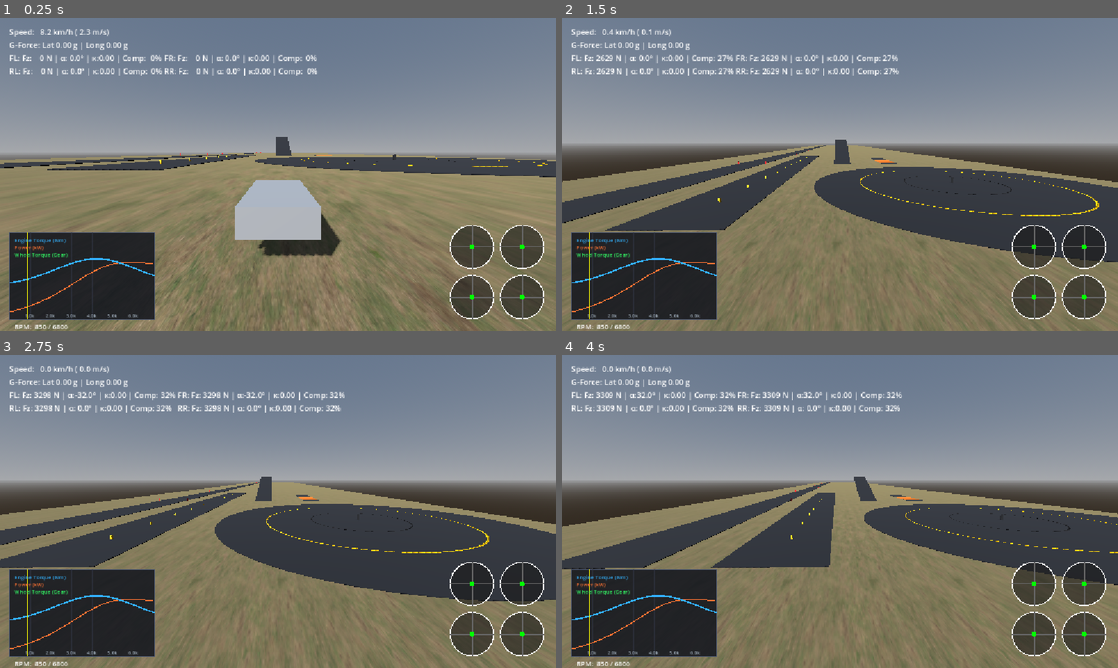
Above: before the commit, frames 1-4 (two rows, left to right).
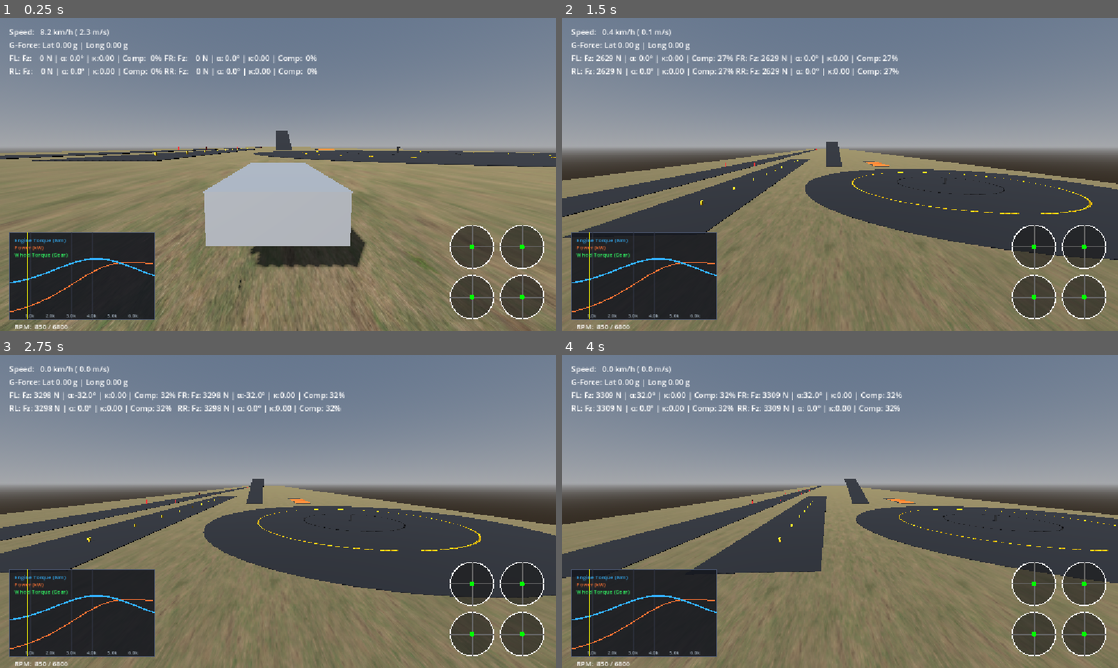
Above: after the commit, the same moments.

Repository: RealAbdurRehman/grounded
Game: Godot game, scene res://scenes/world/world.tscn
Same seed, same stepped clock (60 frames per second), same inputs: the game is played once before the commit and once after it.
Inputs (mouse positions are in pixels of both pictures, inside the frame that each line leads up to):
- Up to frame 1 (0.25 s): no input
- Up to frame 2 (1.5 s): tap Enter at 0.5 s; move the mouse to (867, 174) at 0.52 s; hold E (gear_up) 0.53-1.25 s; hold V (camera_mode) 0.53-1.25 s; click (867, 174) at 0.67 s; drag from (728, 190) to (812, 237) at 1.27 s
- Up to frame 3 (2.75 s): move the mouse to (333, 442) at 2.02 s; hold D (steer_right) from 2.03 s (still down); tap M (toggle_transmission) at 2.1 s
- Up to frame 4 (4 s): release D (steer_right) at 2.75 s; drag from (812, 574) to (673, 464) at 2.77 s; move the mouse to (1006, 558) at 3.52 s; hold A (steer_left) from 3.53 s (still down); hold Shift from 3.53 s (still down)

The runs differ from the first frame. In frame 1, 14% of the frame differs, in the area x 0-100%, y 36-100%; in frame 2, 6.7%; in frame 3, 6.6%; in frame 4, 6.8%.

Commit message:
Improve camera follow mode

Diff:
--- a/scripts/camera/camera.gd
+++ b/scripts/camera/camera.gd
@@ -10,8 +10,10 @@
 
 @export_group("Follow Mode")
 @export var target_vehicle: Node3D
-@export var follow_smoothing: float = 4.0
-@export var follow_offset: Vector3 = Vector3(0.0, 2.5, 7.0)
+
+@export var follow_smoothing: float = 16.0
+@export var max_follow_distance: float = 6.0
+@export var follow_offset: Vector3 = Vector3(0.0, 1.25, 4.5)
 
 var _yaw: float = 0.0
 var _pitch: float = 0.0
@@ -98,5 +100,9 @@
 	global_position = global_position.lerp(target_transform.origin, weight)
 	global_basis = global_basis.slerp(target_transform.basis, weight)
 
+	var offset_from_car: Vector3 = global_position - target_vehicle.global_position
+	if offset_from_car.length() > max_follow_distance:
+		global_position = target_vehicle.global_position + offset_from_car.normalized() * max_follow_distance
+
 	_yaw = rotation.y
 	_pitch = rotation.x
